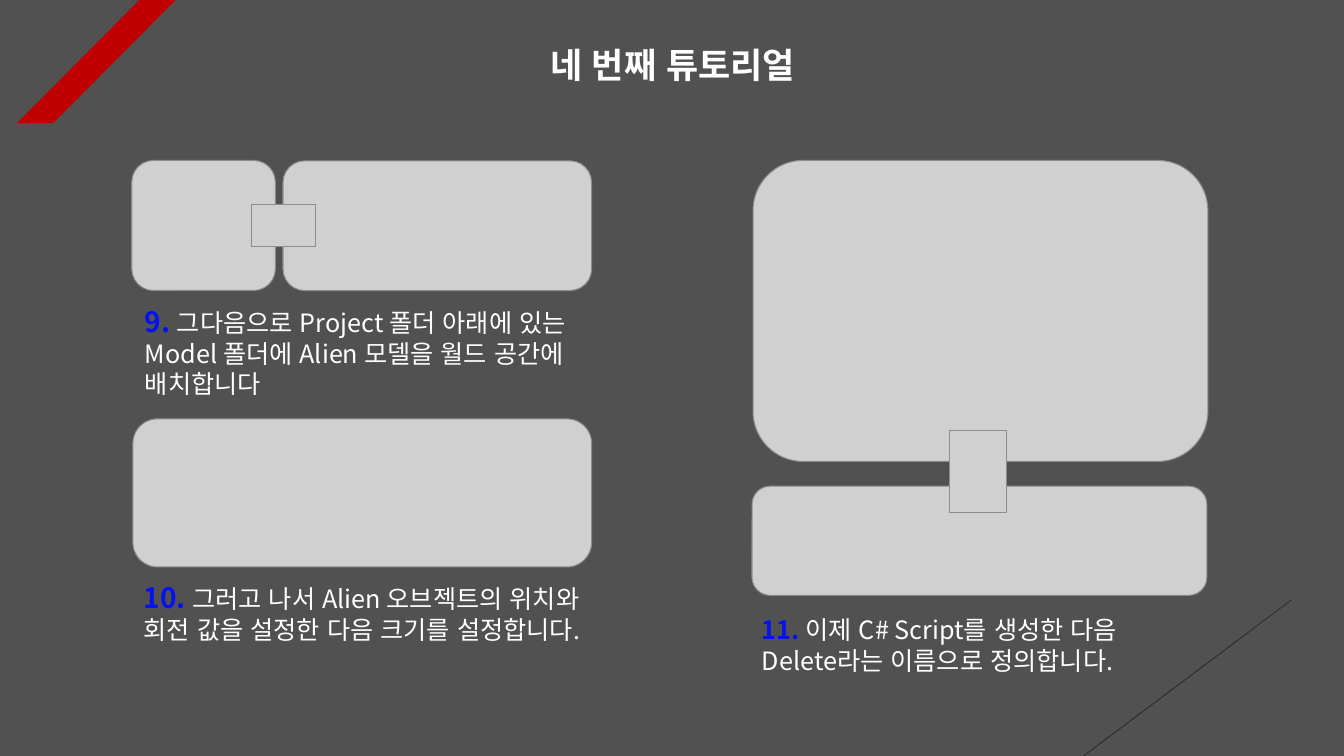
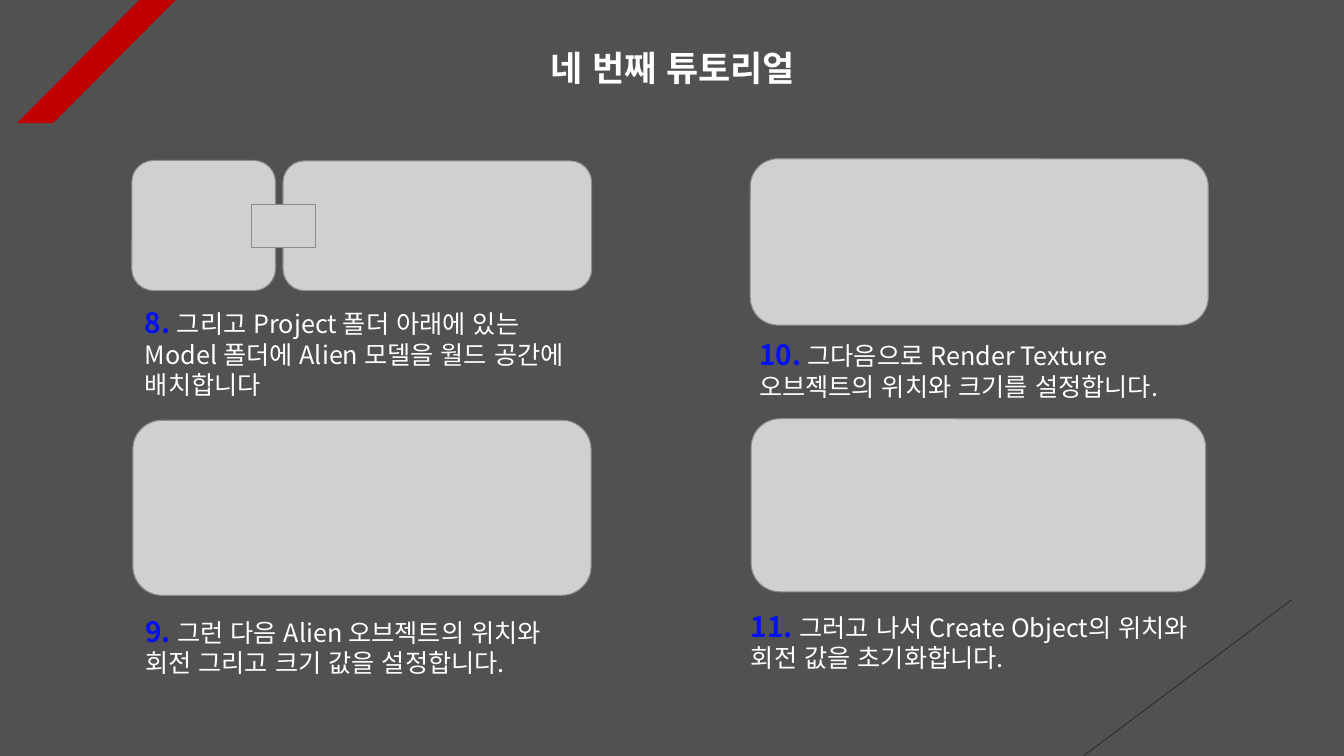
Before and after one commit to Unity2033/3D-UnityEngine, a slide deck: slide 4 of Assets/Instantiate & Destroy/PPT Data/Instatiate and Destroy Example.pptx. Drawn at 1344x756 pixels with LibreOffice and Linux fonts; fonts in the diff are those of the drawing; grey boxes stand for pictures. Boxes give left, top, right and bottom in pixels: in the first picture for what was removed or moved away, otherwise in the second. Text is boxed around its words. In the diff, an @@ line names an element or a change of style, - is before the commit and + after.

```diff
--- a/Assets/Instantiate & Destroy/PPT Data/Instatiate and Destroy Example.pptx
+++ b/Assets/Instantiate & Destroy/PPT Data/Instatiate and Destroy Example.pptx
@@ picture: place and size @@
-picture at [753,160,1208,462]
+picture at [750,158,1208,325]
@@ text at [145,312,564,396]: text changed @@
-9. 그다음으로 Project 폴더 아래에 있는 Model 폴더에 Alien 모델을 월드 공간에 배치합니다
+8. 그리고 Project 폴더 아래에 있는 Model 폴더에 Alien 모델을 월드 공간에 배치합니다
@@ text added at [759,344,1158,398], 18 pt, text #FFFFFF @@
+10. 그다음으로 Render Texture 오브젝트의 위치와 크기를 설정합니다.
@@ picture: place and size @@
-picture at [752,486,1207,595]
+picture at [751,418,1206,592]
@@ picture: place and size @@
-picture at [133,419,592,568]
+picture at [133,420,592,596]
@@ picture removed at [951,430,1007,512] @@
@@ text at [145,621,541,674]: text changed @@
-10. 그러고 나서 Alien 오브젝트의 위치와 회전 값을 설정한 다음 크기를 설정합니다.
+9. 그런 다음 Alien 오브젝트의 위치와 회전 그리고 크기 값을 설정합니다.
@@ text at [751,616,1189,669]: text changed @@
-11. 이제 C# Script를 생성한 다음 Delete라는 이름으로 정의합니다.
+11. 그러고 나서 Create Object의 위치와 회전 값을 초기화합니다.
```
Also in this commit, not shown: 8 other slides changed, 1 slide added, 3 slides removed, 14 other files.
